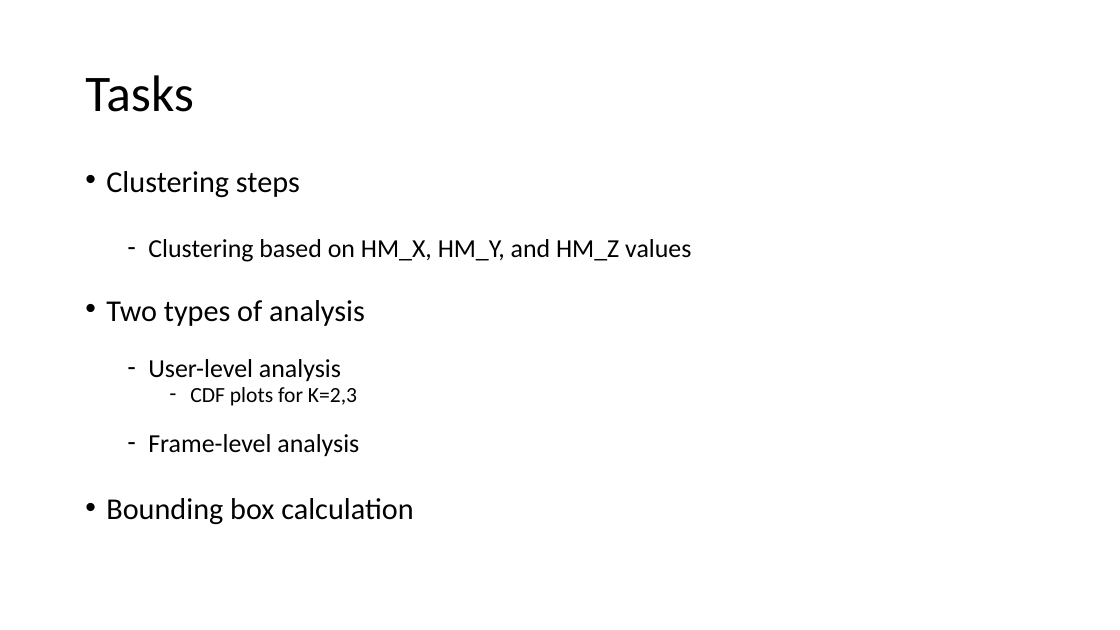
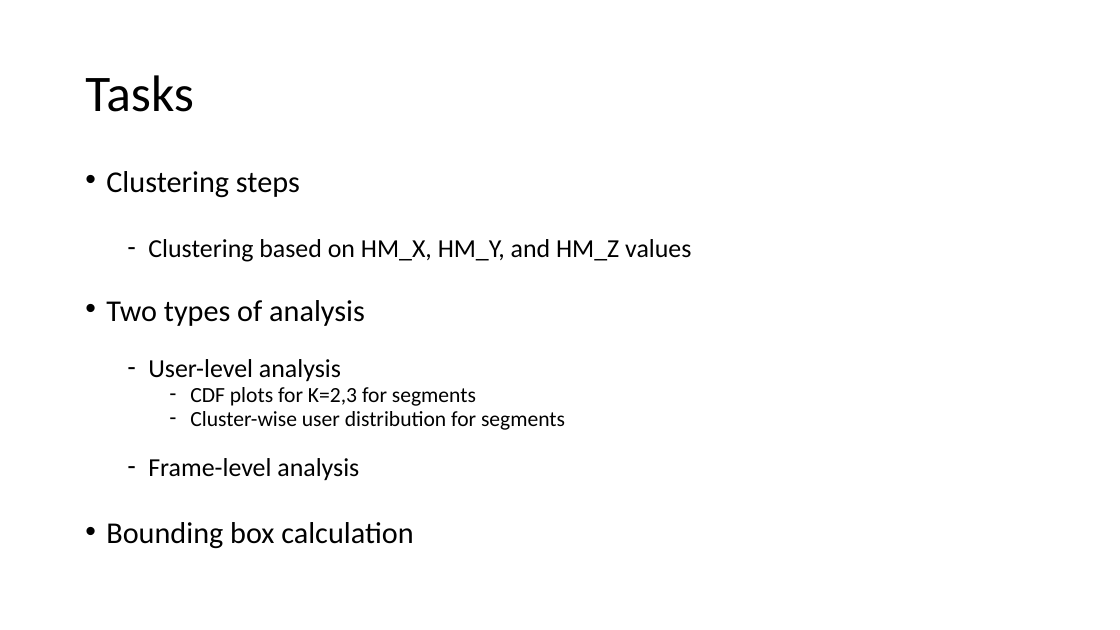
Before and after one commit to cwi-dis/CEAP-360VR-Dataset, a slide deck: slide 2 of Results/Clustering/Clustering_results.pptx. Drawn at 1120x630 pixels with LibreOffice and Linux fonts; fonts in the diff are those of the drawing. Boxes give left, top, right and bottom in pixels: in the first picture for what was removed or moved away, otherwise in the second. Text is boxed around its words. In the diff, an @@ line names an element or a change of style, - is before the commit and + after.

Commit message:
updated ppt

```diff
--- a/Results/Clustering/Clustering_results.pptx
+++ b/Results/Clustering/Clustering_results.pptx
@@ text at (190, 387, 565, 430): text changed @@
-    – CDF plots for K=2,3
+    – CDF plots for K=2,3 for segments
+    – Cluster-wise user distribution for segments
```
Also in this commit, not shown: 1 other file.
